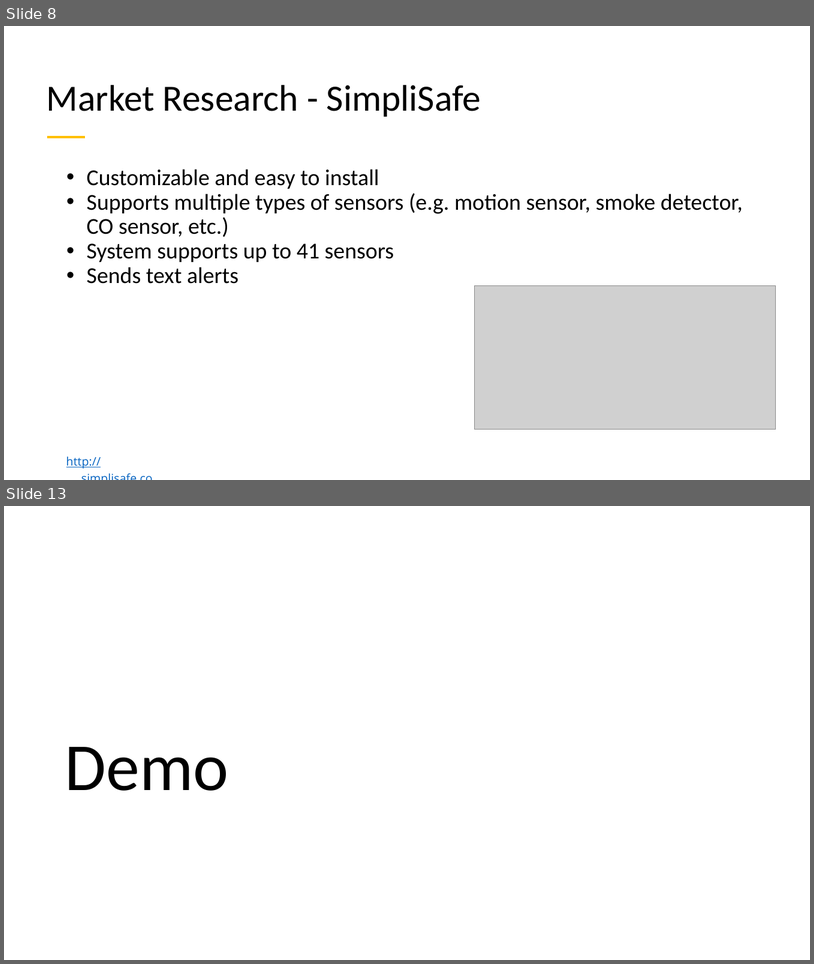
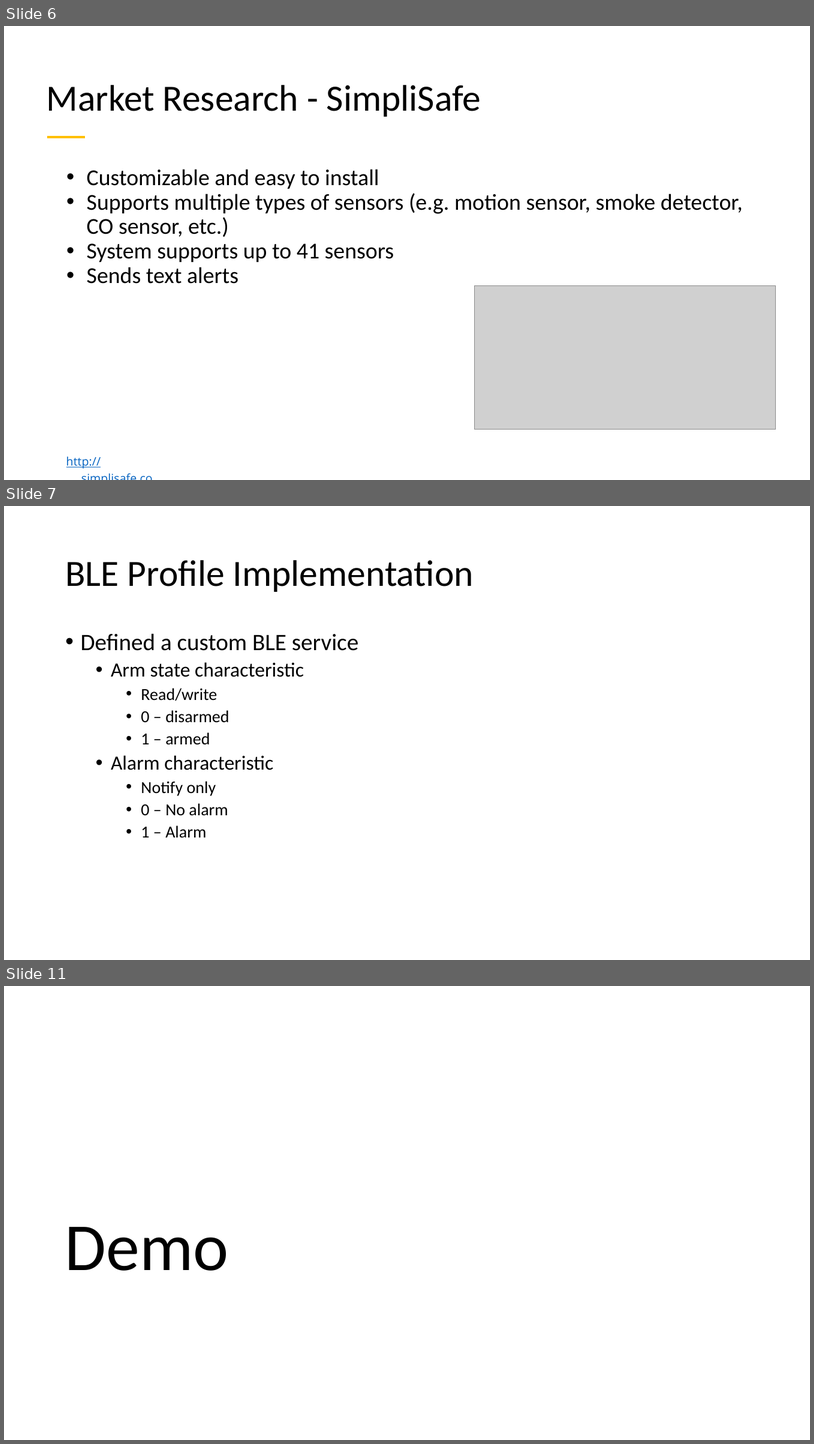
Before and after one commit to jbw3/CPE621Project, a slide deck: docs/AMDeSS_FinalPresentation.pptx. Shown one above the other, each under a label of ours: slides 8 and 13 before the commit, slides 6, 7 and 11 after it; the slides between them are not shown. The pictures are 814x964 and 814x1444 pixels, drawn with LibreOffice and Linux fonts; fonts in the diff are those of the drawing; grey boxes stand for pictures. Boxes give left, top, right and bottom in pixels: in the first picture for what was removed or moved away, otherwise in the second. Text is boxed around its words. In the diff, an @@ line names an element or a change of style, - is before the commit and + after.

```diff
--- a/docs/AMDeSS_FinalPresentation.pptx
+++ b/docs/AMDeSS_FinalPresentation.pptx
@@ slide 7 added at <box>4,506,810,960</box>, background #FFFFFF @@
@@ title added at <box>65,560,474,592</box>, 44 pt, text #000000 @@
+BLE Profile Implementation
@@ text added at <box>81,633,359,838</box>, 20 pt, text #000000 @@
+• Defined a custom BLE service
+  • Arm state characteristic
+    • Read/write
+    • 0 – disarmed
+    • 1 – armed
+  • Alarm characteristic
+    • Notify only
+    • 0 – No alarm
+    • 1 – Alarm
@@ what was slide 8 is now slide 6 @@
@@ what was slide 13 is now slide 11 @@
```
Also in this commit, not shown: 1 slide changed, 3 other slides added, 6 slides removed.
